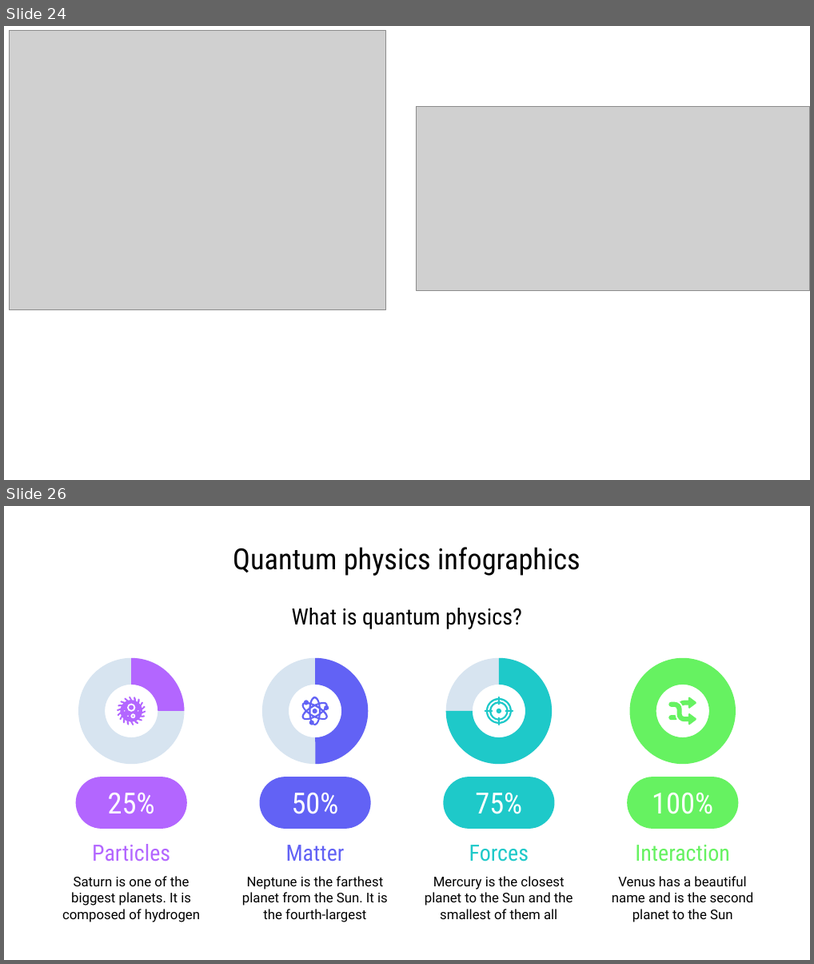
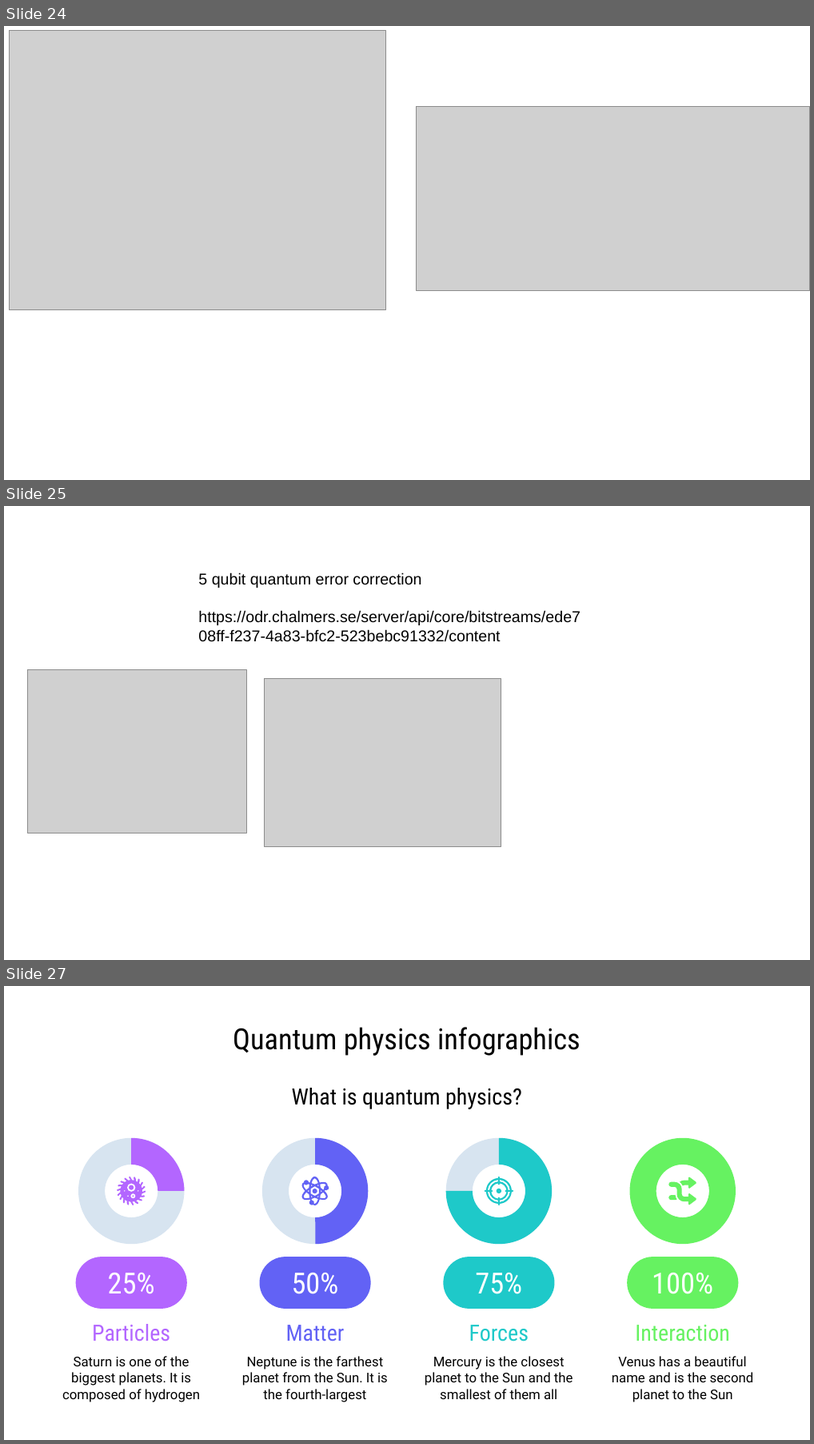
Before and after one commit to Moriarty2002/quantum-information, a slide deck: docs/elaborato.pptx. Shown one above the other, each under a label of ours: slides 24 and 26 before the commit, slides 24, 25 and 27 after it; the slides between them are not shown. The pictures are 814x964 and 814x1444 pixels, drawn with LibreOffice and Linux fonts; fonts in the diff are those of the drawing; grey boxes stand for pictures. Boxes give left, top, right and bottom in pixels: in the first picture for what was removed or moved away, otherwise in the second. Text is boxed around its words. In the diff, an @@ line names an element or a change of style, - is before the commit and + after.

Commit message:
Add Quantum Error Correction

```diff
--- a/docs/elaborato.pptx
+++ b/docs/elaborato.pptx
@@ slide 25 added at (x1=4, y1=506, x2=810, y2=960), background #FFFFFF @@
@@ text added at (x1=198, y1=572, x2=581, y2=642), 14 pt, text #000000 @@
+5 qubit quantum error correction
+https://odr.chalmers.se/server/api/core/bitstreams/ede708ff-f237-4a83-bfc2-523bebc91332/content
@@ picture added at (x1=28, y1=670, x2=246, y2=832) @@
@@ picture added at (x1=265, y1=679, x2=501, y2=846) @@
@@ what was slide 26 is now slide 27 @@
```
Also in this commit, not shown: 1 other file.
